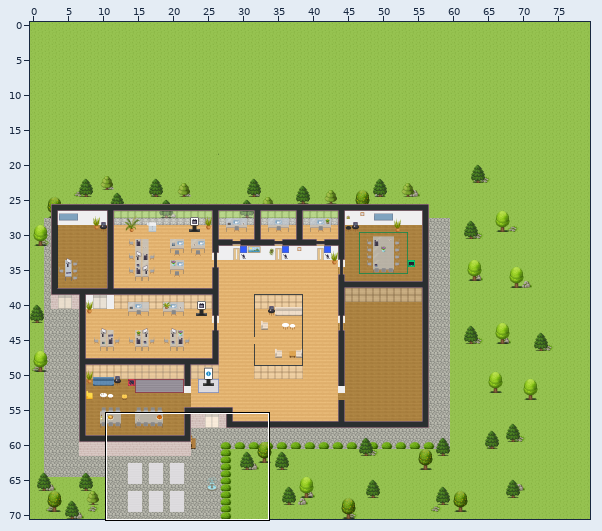
A Tiled map (JSON) gets an edit: mapSanteEscale.tmj. The first picture is a wide view before the edit; the outline marks the close-up.
Close-up. Before:
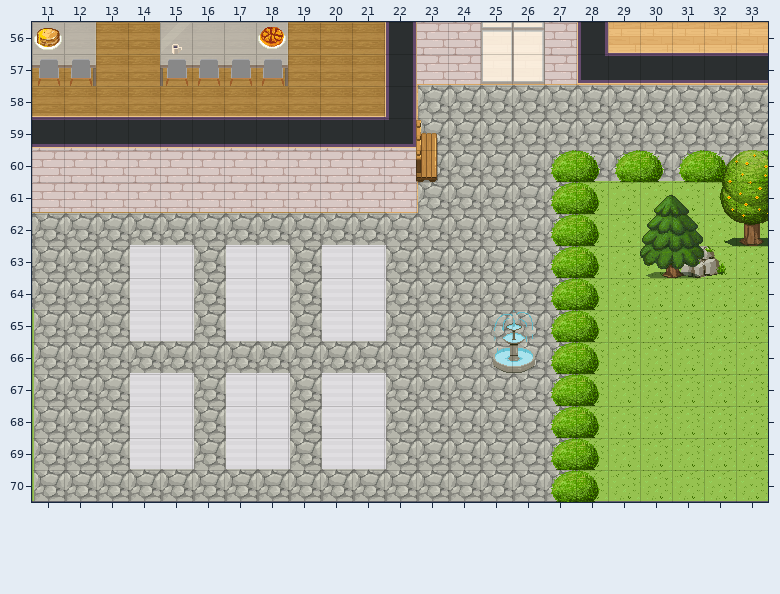
Cells are 32x32 px. Shown: x 11..33, y 56..70.
Once edited:
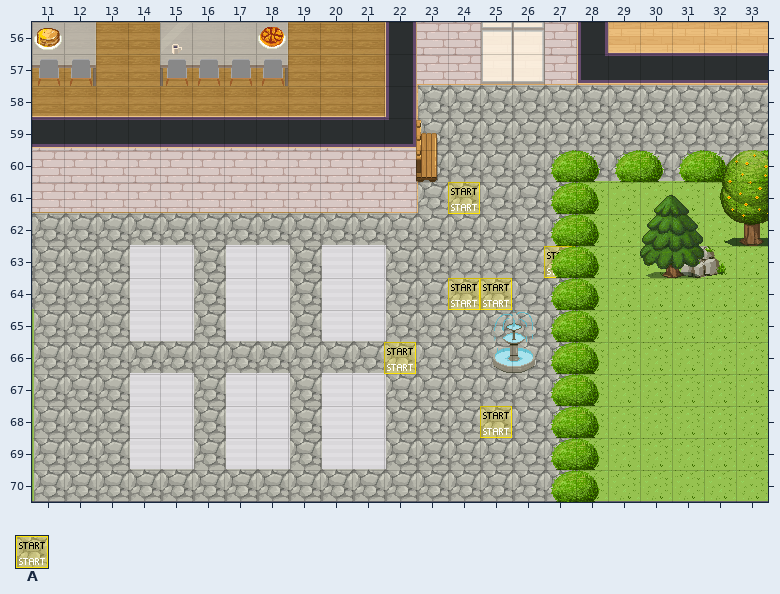
Key: from "WA_Special_Zones": A 1.
_ is an empty cell, . an unchanged one.
Tiles of an added or newly shown layer are drawn over the layers below it.
See-through tiles are keyed as they look on the map.
Changes in this commit:
--- layer "start" (added)
@@ x 24..24 @@
-61 _
+61 A
@@ x 24..27 @@
-63 ..._
-64 __..
+63 ...A
+64 AA..
@@ x 22..22 @@
-66 _
+66 A
@@ x 25..25 @@
-68 _
+68 A
Boxes around the changes in both close-ups, in picture pixels (x1, y1, x2, y2):
added: (448, 182, 480, 214)
added: (544, 246, 575, 278)
added: (448, 278, 512, 310)
added: (384, 342, 416, 374)
added: (480, 406, 512, 438)
